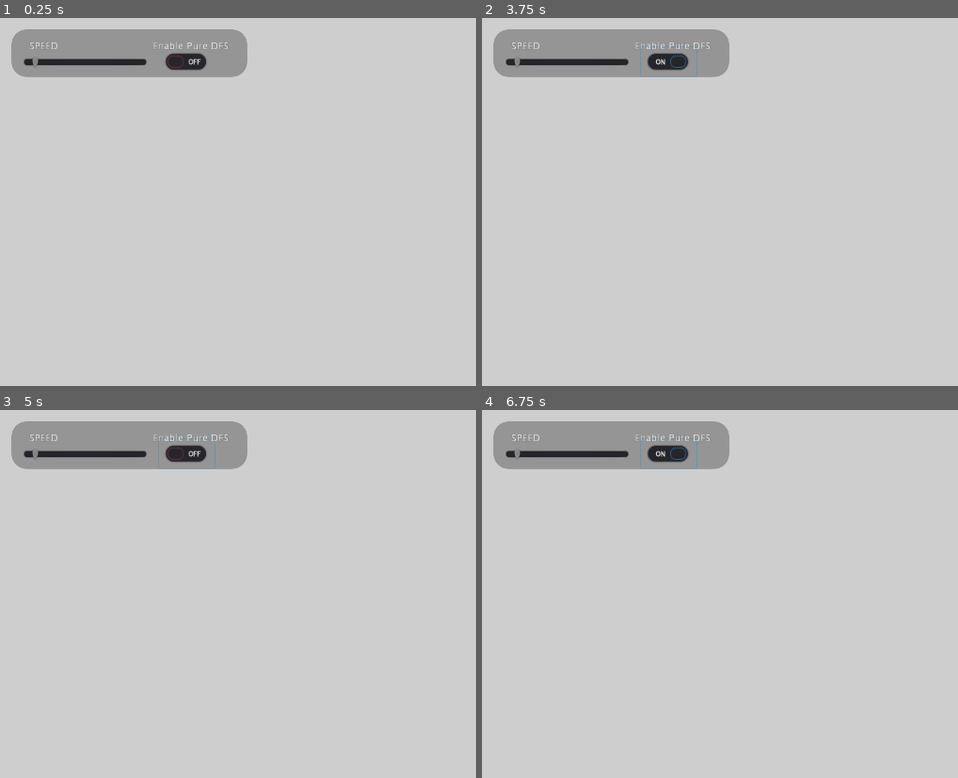
Above: before the commit, frames 1-4 (two rows, left to right).
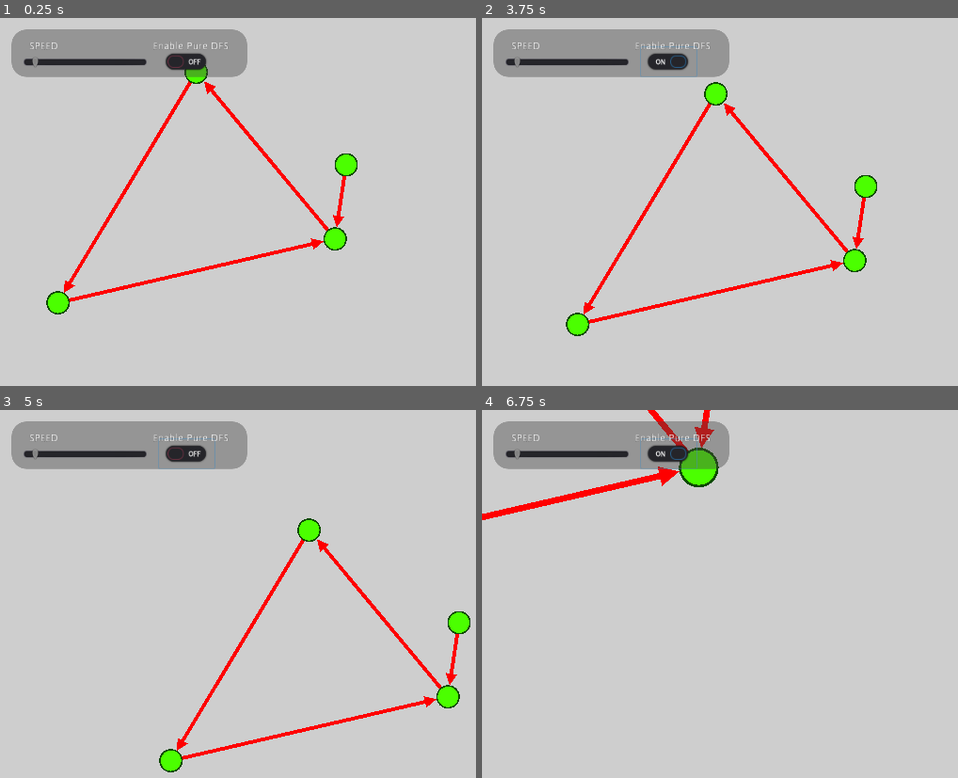
Above: after the commit, the same moments.

Repository: ron0studios/ron0studios.github.io
Game: Godot game, scene res://main.tscn
Two runs of this game, one before a commit and one after it. Both use one fixed random seed, a clock stepped at 60 frames per second and the inputs below.
Inputs (mouse positions are in pixels of both pictures, inside the frame that each line leads up to):
- Up to frame 1 (0.25 s): no input
- Up to frame 2 (3.75 s): click (667, 62) at 0.5 s; click (667, 62) at 1.25 s; click (667, 62) at 2 s; tap Enter at 2.75 s; move the mouse to (outside the picture) at 2.77 s; press the mouse at (outside the picture) at 2.78 s; release the mouse at (outside the picture) at 3.5 s; tap Space at 3.5 s; drag from (705, 260) to (819, 327) at 3.52 s
- Up to frame 3 (5 s): tap Enter at 4.25 s; move the mouse to (452, 535) at 4.27 s; right-click (452, 535) at 4.35 s; click (452, 535) at 4.42 s
- Up to frame 4 (6.75 s): tap Space at 5, 6.5 s; drag from (819, 719) to (634, 564) at 5.02 s; tap Enter at 5.75 s; move the mouse to (outside the picture) at 5.77 s; hold Mouse wheel up (scrollup) 5.78-6.5 s; click (outside the picture) at 5.92 s; drag from (634, 564) to (743, 520) at 6.52 s

The runs differ from the first frame. In frame 1, 2.6% of the frame differs, in the area x 9-76%, y 12-81%; in frame 2, 2.6%, in the area x 17-84%, y 17-87%; in frame 3, 2.6%; in frame 4, 1.8%.

Commit message:
updated DFS article and added graph generation

Diff:
--- a/godot/graphsim1/main.gd
+++ b/godot/graphsim1/main.gd
@@ -28,12 +28,6 @@
 # Called when the node enters the scene tree for the first time.
 func _ready():
 	randomize()
-	#neural network style
-	#_addvertice(-100,(height*100)/2 -50)
-	#for i in range(layers):
-	#	for j in range(height):
-	#		_addvertice(i*100, j*100)
-	#_addvertice(layers*100, (height*100)/2 -50 )
 
 	#for i in range(10):
 	#	_addvertice(i*100, (i%3)*100, i+1)
@@ -50,6 +44,19 @@
 #				j.connections_from.append(i)
 #	emit_signal("initconnections")
 	#calculate($nodes.get_child(0)) # 0 for now
+		#_addvertice(-100,(height*100)/2 -50)
+	for i in range(int(rand_range(3,10))):
+		_addvertice(rand_range(50,550), rand_range(50,550), i+1)
+	for i in $nodes.get_children():
+		for j in shuffled($nodes.get_children()):
+			randomize()
+			if j != i and not i in j.connections and len(i.connections) < 1:
+				var edge = load("res://edge.tscn").instance()
+				edge.connect_from = i
+				edge.connect_to = j
+				i.add_child(edge)
+				i.connections.append(edge)
+				j.connections_from.append(edge)
 
 	pass # Replace with function body.
 
Not shown, changed: godot/graphsim1/export_presets.cfg
Not shown, changed: docs/README.md
Not shown, changed: docs/articles/Depth-First-Search.md
Not shown, changed: docs/index.html
